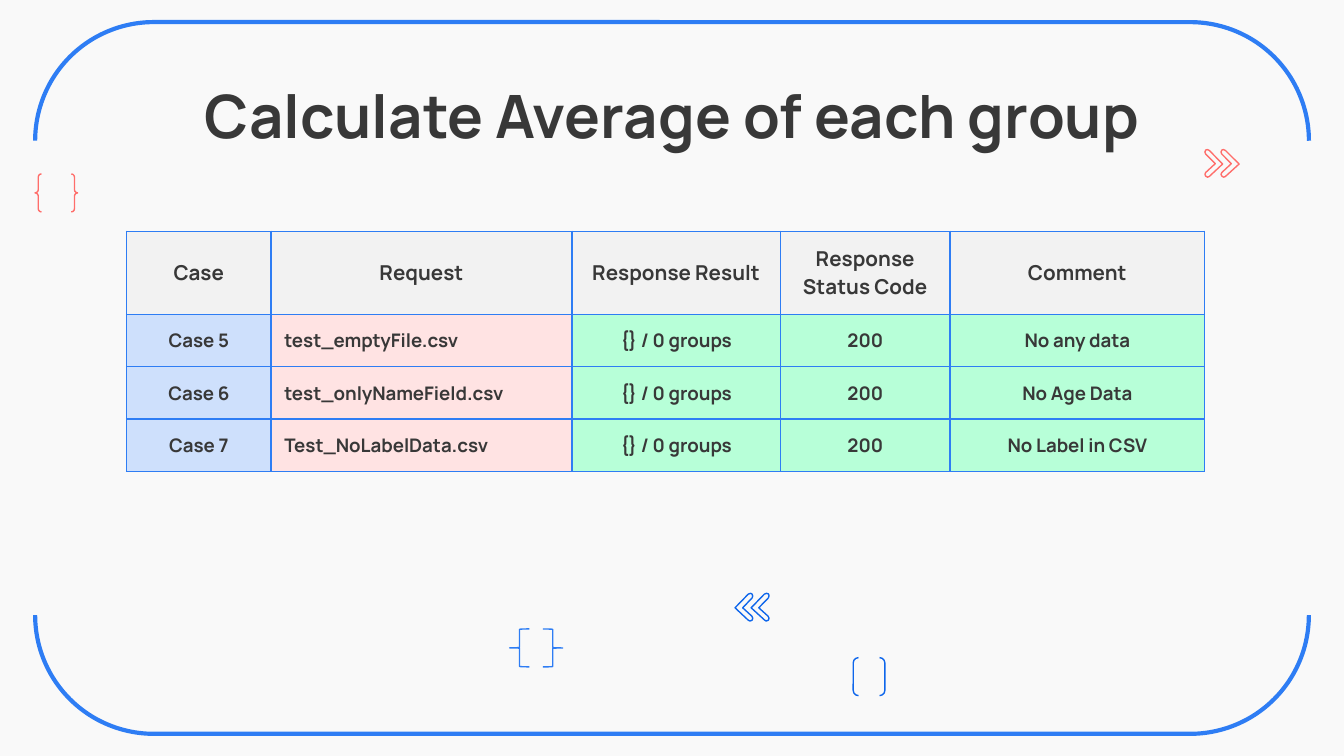
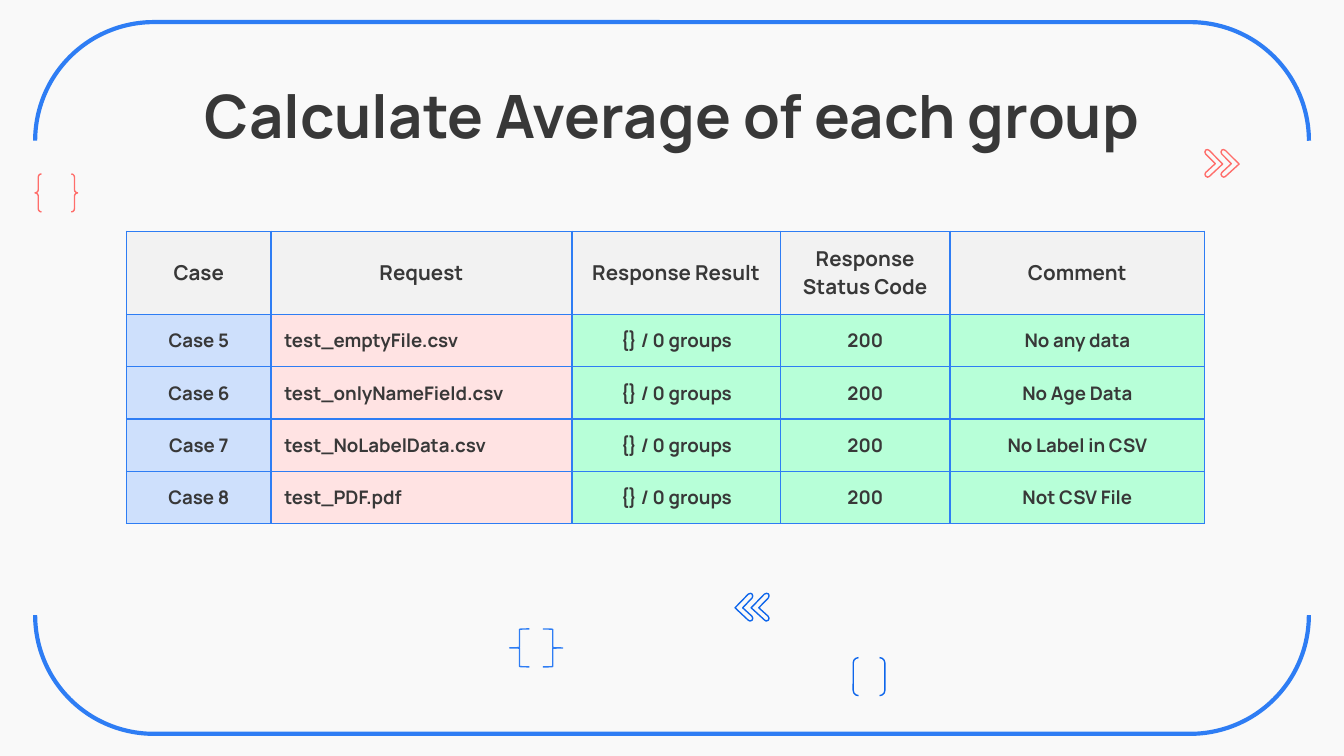
Before and after one commit to ZavierHuang/RESTFUL-API-DESIGN, a slide deck: slide 13 of 黃昱叡_SW2_Backend_Practice.pptx. Drawn at 1344x756 pixels with LibreOffice and Linux fonts; fonts in the diff are those of the drawing. Boxes give left, top, right and bottom in pixels: in the first picture for what was removed or moved away, otherwise in the second. Text is boxed around its words. In the diff, an @@ line names an element or a change of style, - is before the commit and + after.

```diff
--- a/黃昱叡_SW2_Backend_Practice.pptx
+++ b/黃昱叡_SW2_Backend_Practice.pptx
@@ table at (126,231,1204,513) @@
-row 4: Case 7 | Test_NoLabelData.csv | {} / 0 groups | 200 | No Label in CSV
+row 4: Case 7 | test_NoLabelData.csv | {} / 0 groups | 200 | No Label in CSV
+row 5: Case 8 | test_PDF.pdf | {} / 0 groups | 200 | Not CSV File
```
Also in this commit, not shown: 5 other slides changed, 4 other files.
